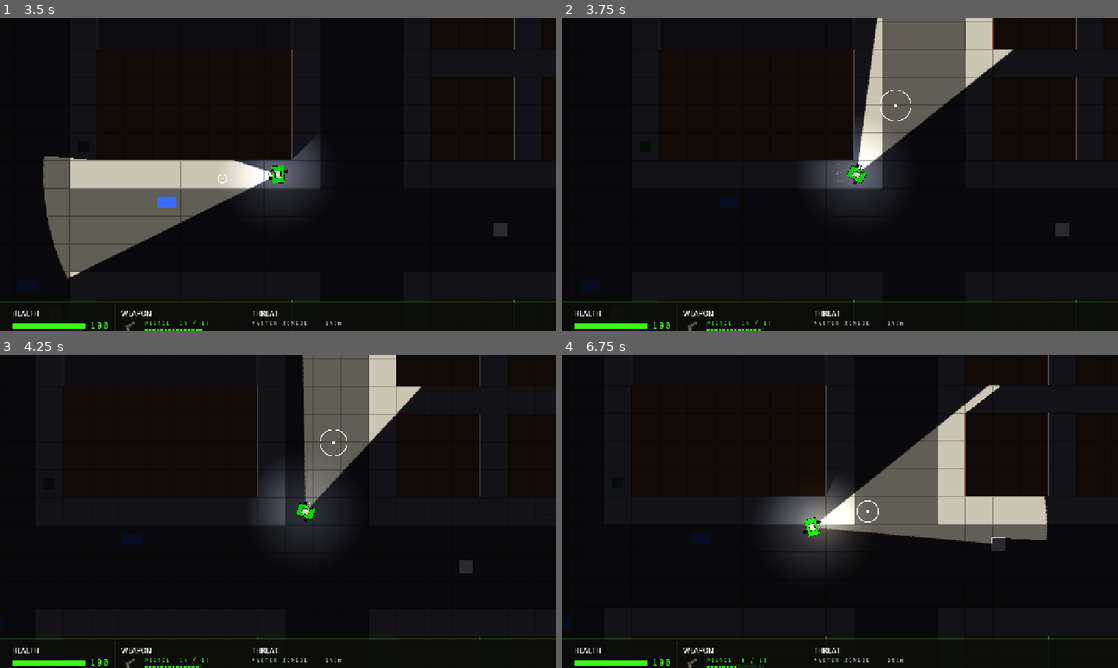
Above: before the commit, frames 1-4 (two rows, left to right).
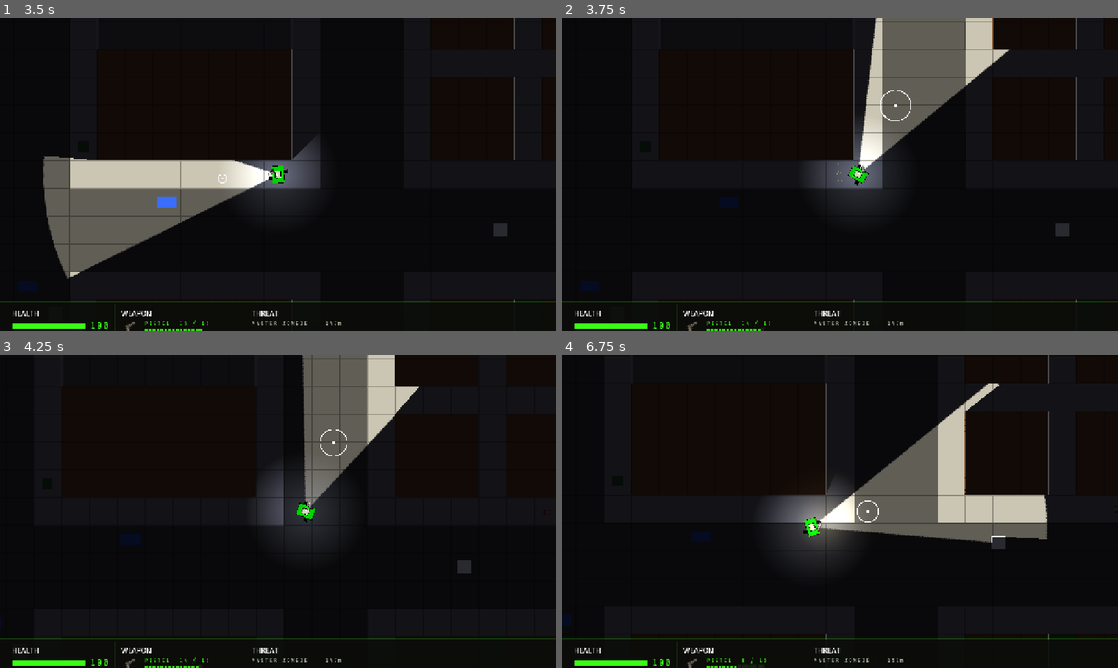
Above: after the commit, the same moments.

Repository: MKBSP/Zombie-game
Game: Godot game, scene res://scenes/ui/loading_screen.tscn
The game is run twice, just before and just after one commit, with the same random seed, the same clock (stepped at 60 frames per second) and the same inputs.
Inputs (mouse positions are in pixels of both pictures, inside the frame that each line leads up to):
- Up to frame 1 (3.5 s): tap Enter (ui_accept) at 0.5, 0.77, 1.25 s; move the mouse to (400, 158) at 0.52 s; hold D (move_right) 0.53-1.25 s; hold Down (cam_down) 0.53-1.25 s; click (400, 158) at 0.67 s; drag from (166, 190) to (250, 237) at 1.27 s; click "›" at 2 s; click (222, 177) at 2.75 s
- Up to frame 2 (3.75 s): tap Enter (ui_accept) at 3.5 s; move the mouse to (895, 105) at 3.52 s; hold D (move_right) from 3.53 s (still down); hold Right (cam_right) from 3.53 s (still down)
- Up to frame 3 (4.25 s): keep holding D (move_right); keep holding Right (cam_right)
- Up to frame 4 (6.75 s): release D (move_right) at 4.25 s; release Right (cam_right) at 4.25 s; drag from (812, 574) to (1029, 567) at 4.27 s; move the mouse to (1006, 558) at 5.02 s; hold A (move_left) 5.03-5.75 s; tap X (drop_weapon) at 5.1 s; tap Enter (ui_accept) at 5.27 s; drag from (673, 464) to (756, 433) at 5.77 s; move the mouse to (867, 511) at 6.52 s; hold S (move_down) from 6.53 s (still down); tap E (interact) at 6.6 s; click (867, 511) at 6.67 s

Frame 1 is identical in both runs. In frame 2, 0.4% of the frame differs, in the area x 51-82%, y 0-54%; in frame 3, 0.7%; in frame 4, 1.1%, in the area x 35-88%, y 9-90%.

Commit message:
Client-authoritative shooter movement with server speed clamp

Diff:
--- a/scenes/shooter/shooter.gd
+++ b/scenes/shooter/shooter.gd
@@ -67,6 +67,8 @@
 
 # --- Latest input from the controlling player (consumed server-side) ---
 var _net_dir: Vector2 = Vector2.ZERO
+## Server: when the owner's last movement input arrived (speed-clamp window).
+var _last_input_ms: int = 0
 var _net_aim_target: Vector2 = Vector2.ZERO
 var _net_shooting: bool = false
 var _net_focus: bool = false
@@ -139,8 +141,9 @@
 	AIM_SHRINK_TAU = Balance.SHOOTER.aim_shrink_tau
 	PISTOL_DMG_REF = Balance.SHOOTER.pistol_dmg_ref
 	hp = max_hp
-	# Simulation runs on the server only (true in single player too)
-	set_physics_process(multiplayer.is_server())
+	# Combat simulation runs on the server; MOVEMENT is integrated by the body's
+	# owner (client-authoritative — see _physics_process). Both need physics.
+	set_physics_process(multiplayer.is_server() or is_multiplayer_authority())
 	shoot_cooldown.timeout.connect(_on_shoot_cooldown_timeout)
 	reload_timer.timeout.connect(_on_reload_timeout)
 	_weapon_sprite.texture = WeaponVisuals.texture(equipped)
@@ -166,7 +169,7 @@
 		or Input.is_mouse_button_pressed(MOUSE_BUTTON_LEFT)
 	)
 	var focus: bool = Input.is_action_pressed("focus_aim")
-	_send_input.rpc_id(1, input_dir, aim_target, shooting, focus)
+	_send_input.rpc_id(1, global_position, input_dir, aim_target, shooting, focus)
 
 	# Discrete one-shot weapon actions
 	if Input.is_action_just_pressed("select_pistol"):
@@ -193,8 +196,12 @@
 		sync_rot = rotation
 		return
 	if is_multiplayer_authority():
-		# Your own shooter: stiffer follow (crisper stops) + instant local aim.
-		NetSmooth.follow(self, sync_pos, delta, Balance.NET.own_smooth_rate)
+		# Client-authoritative movement: this client OWNS its position — no
+		# following, no smoothing lag. The server only wins if its adopted
+		# position diverged wildly (speed clamp kicked in: lag spike recovery
+		# or a tampered client) — then snap back to the server's truth.
+		if position.distance_to(sync_pos) > Balance.NET.reclaim_dist_px:
+			position = sync_pos
 		if controls_enabled and not is_dead:
 			rotation = (get_global_mouse_position() - global_position).angle()
 	else:
@@ -203,12 +210,23 @@
 
 
 @rpc("any_peer", "call_local", "unreliable_ordered")
-func _send_input(dir: Vector2, aim_target: Vector2, shooting: bool, focus: bool) -> void:
+func _send_input(pos: Vector2, dir: Vector2, aim_target: Vector2, shooting: bool, focus: bool) -> void:
 	if not multiplayer.is_server():
 		return
 	if multiplayer.get_remote_sender_id() != get_multiplayer_authority():
 		return  # ignore input aimed at a shooter this peer doesn't own
+	# Client-authoritative movement: adopt the owner's reported position, clamped
+	# to plausible travel since its last input (x1.5 headroom for frame jitter and
+	# catch-up after a hiccup) so a tampered client can't teleport. Combat below
+	# stays server-authoritative and uses this adopted position.
+	var now := Time.get_ticks_msec()
+	var dt := clampf(float(now - _last_input_ms) / 1000.0, 1.0 / 60.0, 0.3)
+	_last_input_ms = now
+	position = position.move_toward(pos, speed * dt * 1.5)
 	_net_dir = dir.limit_length(1.0)
+	# Informational velocity (no server integration) — NPCs read it to lead
+	# their follow direction (npc_human.gd).
+	velocity = _net_dir * speed
 	_net_aim_target = aim_target
 	_net_shooting = shooting
 	_net_focus = focus
@@ -237,8 +255,23 @@
 	if is_dead:
 		return
 
-	velocity = _net_dir * speed
-	move_and_slide()
+	# Movement is integrated by the body's OWNER: the player's client online
+	# (instant feel — no round trip), the server itself in single player where
+	# it is also the authority. The server adopts the reported position in
+	# _send_input (speed-clamped) and stays authoritative for combat below.
+	if is_multiplayer_authority() and controls_enabled:
+		var dir := Vector2(
+			Input.get_axis("move_left", "move_right"),
+			Input.get_axis("move_up", "move_down")
+		)
+		if dir.length() > 0:
+			dir = dir.normalized()
+		velocity = dir * speed
+		move_and_slide()
+
+	if not multiplayer.is_server():
+		return
+
 	if _net_aim_target != global_position:
 		rotation = (_net_aim_target - global_position).angle()
 
--- a/scripts/balance.gd
+++ b/scripts/balance.gd
@@ -14,8 +14,11 @@
 ## (sync_pos/sync_rot) instead of snapping, so internet jitter doesn't show.
 const NET := {
 	smooth_rate = 14.0,      # 1/s ease for entities you watch (zombies, NPCs, others)
-	own_smooth_rate = 28.0,  # stiffer ease for YOUR shooter — crisper stops/starts
 	snap_dist_px = 160.0,    # beyond this, teleport (merge completion, respawn)
+	# Your own shooter moves client-authoritatively (zero perceived lag). The
+	# server speed-clamps the reported position; if its adopted position ends up
+	# further than this from yours, the server wins and you snap back.
+	reclaim_dist_px = 240.0,
 }
 
 const SHOOTER := {
Not shown, changed: ARCHITECTURE.md
Not shown, changed: CHANGELOG.md
Not shown, changed: build/web/index.html
Not shown, changed: build/web/index.pck
